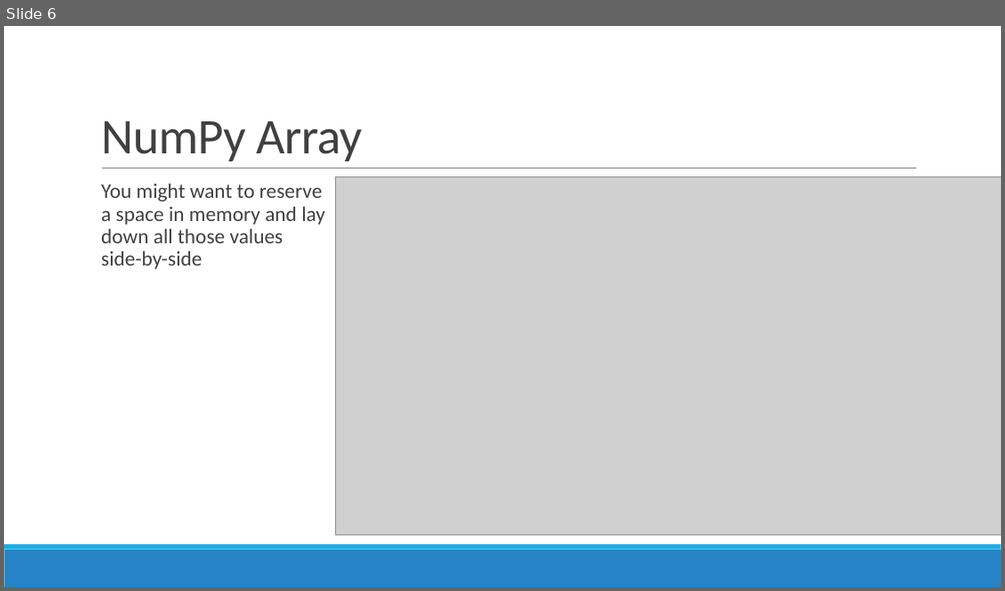
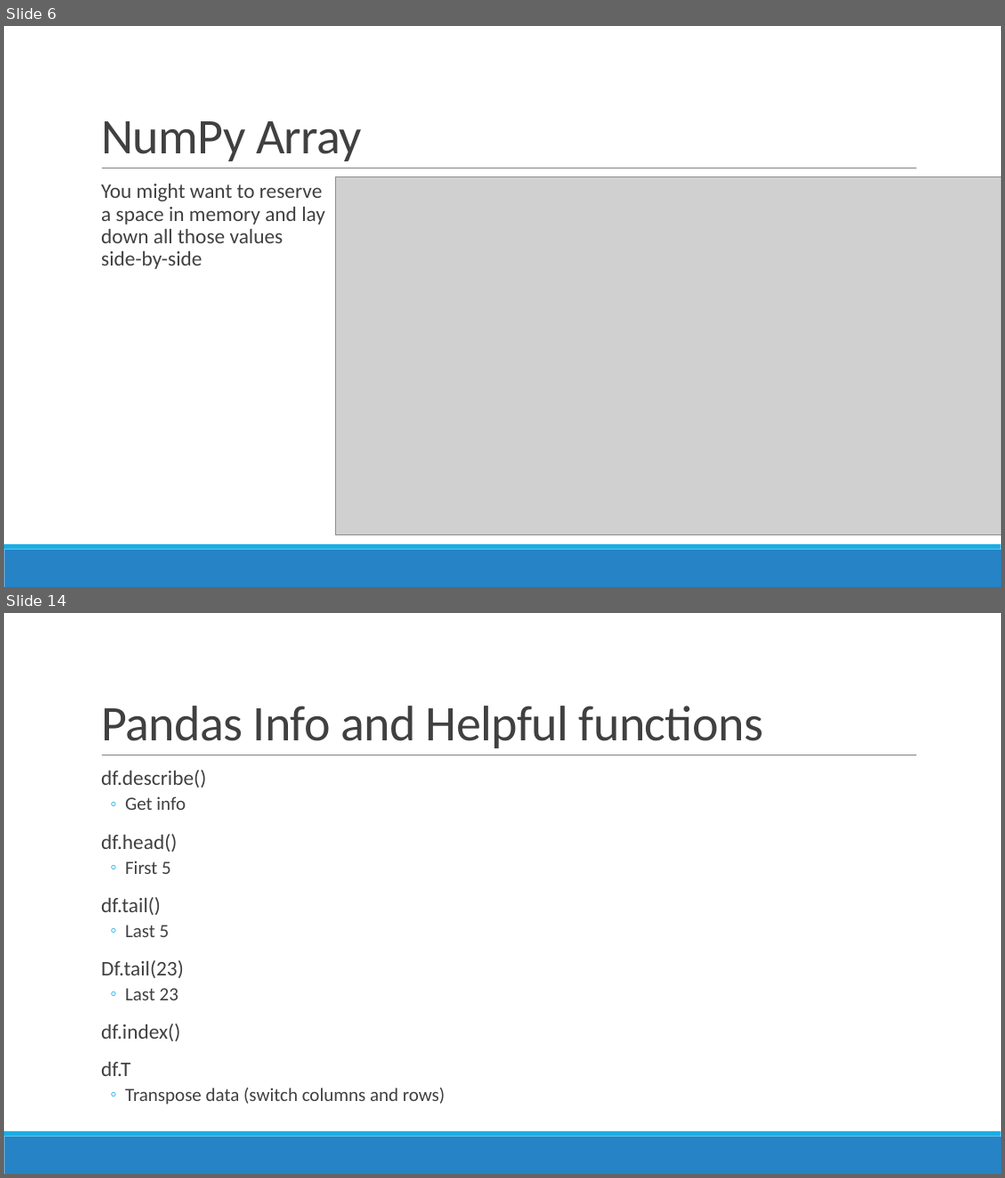
Before and after one commit to steven-king/mj583, a slide deck: class-08-numpy+pandas/numpy-pandas.pptx. Shown one above the other, each under a label of ours: slide 6 before the commit, slides 6 and 14 after it; the slides between them are not shown. The pictures are 1005x591 and 1005x1178 pixels, drawn with LibreOffice and Linux fonts; fonts in the diff are those of the drawing; grey boxes stand for pictures. Boxes give left, top, right and bottom in pixels: in the first picture for what was removed or moved away, otherwise in the second. Text is boxed around its words. In the diff, an @@ line names an element or a change of style, - is before the commit and + after.

```diff
--- a/class-08-numpy+pandas/numpy-pandas.pptx
+++ b/class-08-numpy+pandas/numpy-pandas.pptx
@@ slide 14 added at bbox=[4, 613, 1001, 1174], background #FFFFFF; not listed: 3 template elements that a slide beside it also shows @@
@@ title added at bbox=[101, 706, 763, 748], 48 pt, text #404040 @@
+Pandas Info and Helpful functions
@@ text added at bbox=[101, 770, 445, 1104], 18 pt, text #404040 @@
+  df.describe()
+  ◦ Get info
+  df.head()
+  ◦ First 5
+  df.tail()
+  ◦ Last 5
+  Df.tail(23)
+  ◦ Last 23
+  df.index()
+  df.T
+  ◦ Transpose data (switch columns and rows)
```
Also in this commit, not shown: 8 other slides added, 2 other files.
